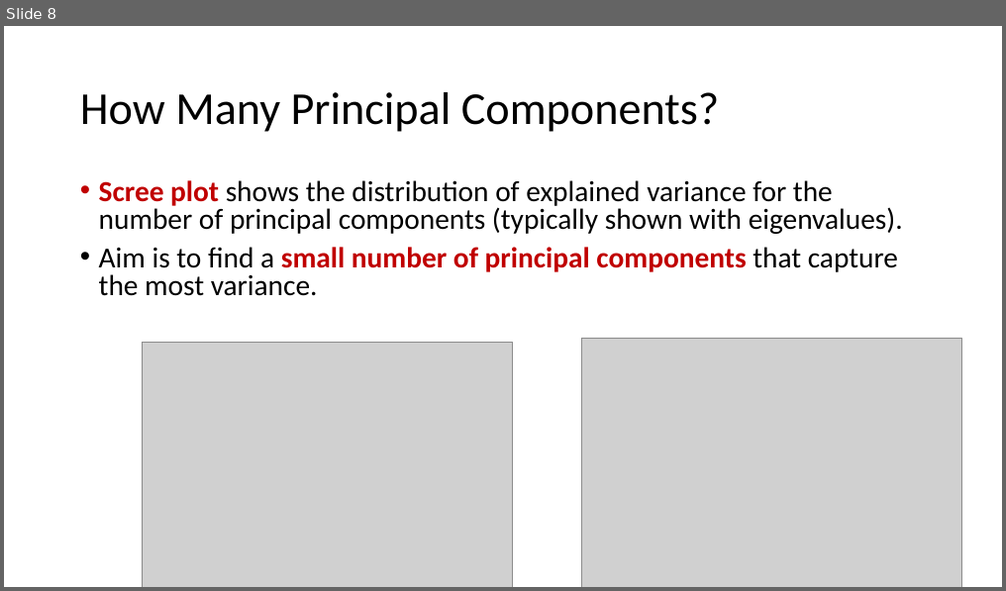
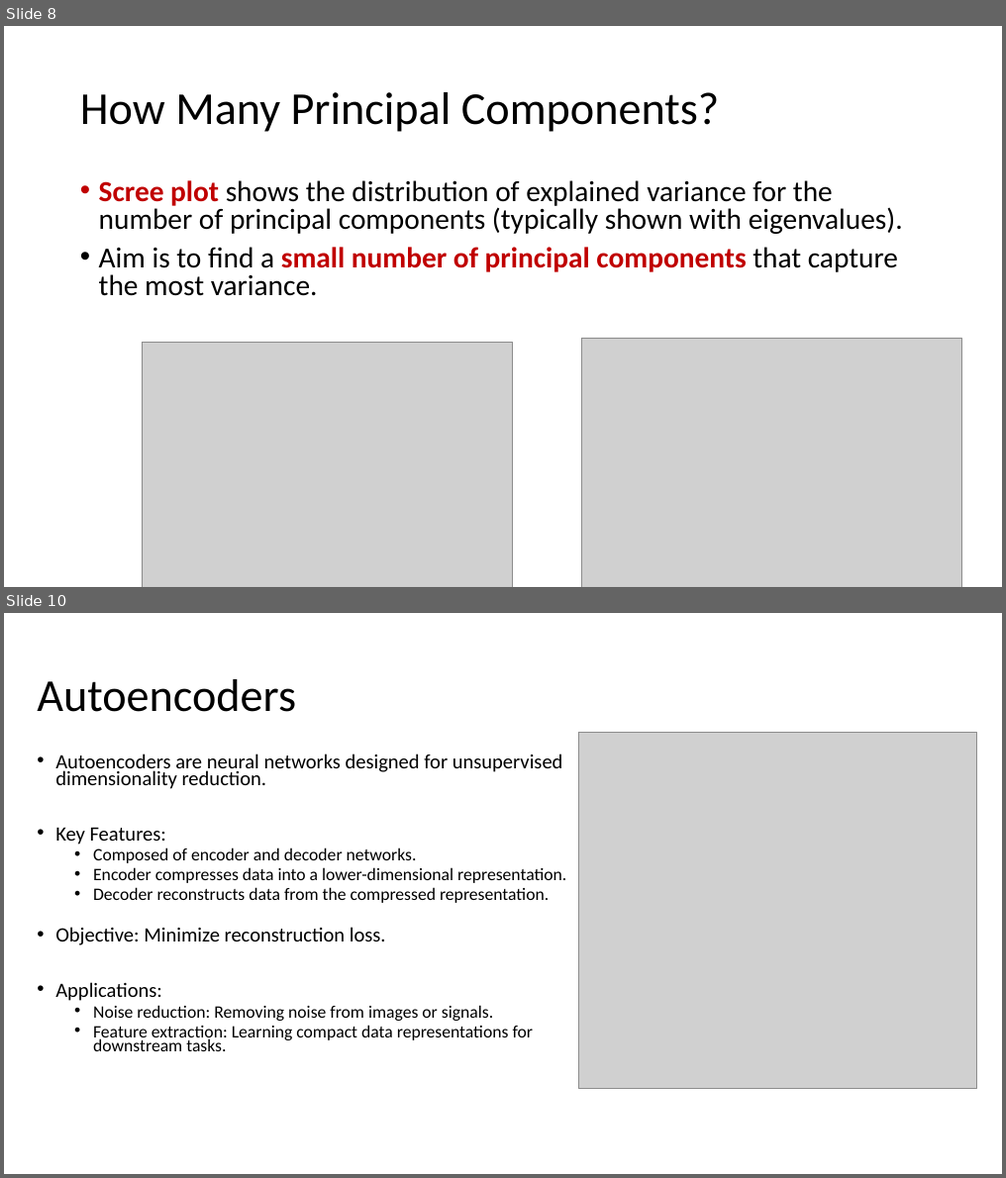
Before and after one commit to noise-lab/ml-systems, a slide deck: docs/slides/14-Dimensionality-Reduction.pptx. Shown one above the other, each under a label of ours: slide 8 before the commit, slides 8 and 10 after it; the slides between them are not shown. The pictures are 1006x591 and 1006x1178 pixels, drawn with LibreOffice and Linux fonts; fonts in the diff are those of the drawing; grey boxes stand for pictures. Boxes give left, top, right and bottom in pixels: in the first picture for what was removed or moved away, otherwise in the second. Text is boxed around its words. In the diff, an @@ line names an element or a change of style, - is before the commit and + after.

```diff
--- a/docs/slides/14-Dimensionality-Reduction.pptx
+++ b/docs/slides/14-Dimensionality-Reduction.pptx
@@ slide 10 added at (x1=4, y1=613, x2=1002, y2=1174), background #FFFFFF @@
@@ title added at (x1=37, y1=679, x2=296, y2=712), 44 pt, text #000000 @@
+Autoencoders
@@ text added at (x1=55, y1=754, x2=566, y2=1052), 16.8 pt, text #000000 @@
+• Autoencoders are neural networks designed for unsupervised dimensionality reduction.
+• Key Features:
+  • Composed of encoder and decoder networks.
+  • Encoder compresses data into a lower-dimensional representation.
+  • Decoder reconstructs data from the compressed representation.
+• Objective: Minimize reconstruction loss.
+• Applications:
+  • Noise reduction: Removing noise from images or signals.
+  • Feature extraction: Learning compact data representations for downstream tasks.
@@ picture added at (x1=578, y1=733, x2=976, y2=1089) @@
```
Also in this commit, not shown: 1 other slide added, 1 slide removed, 1 other file.
